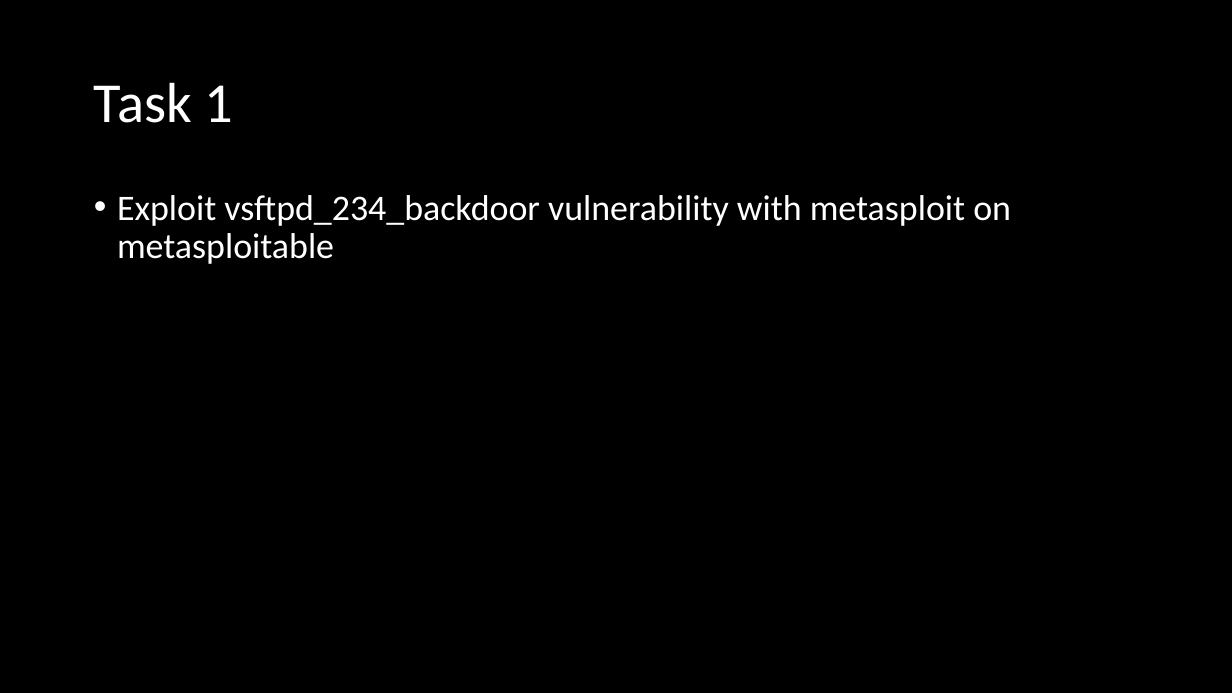
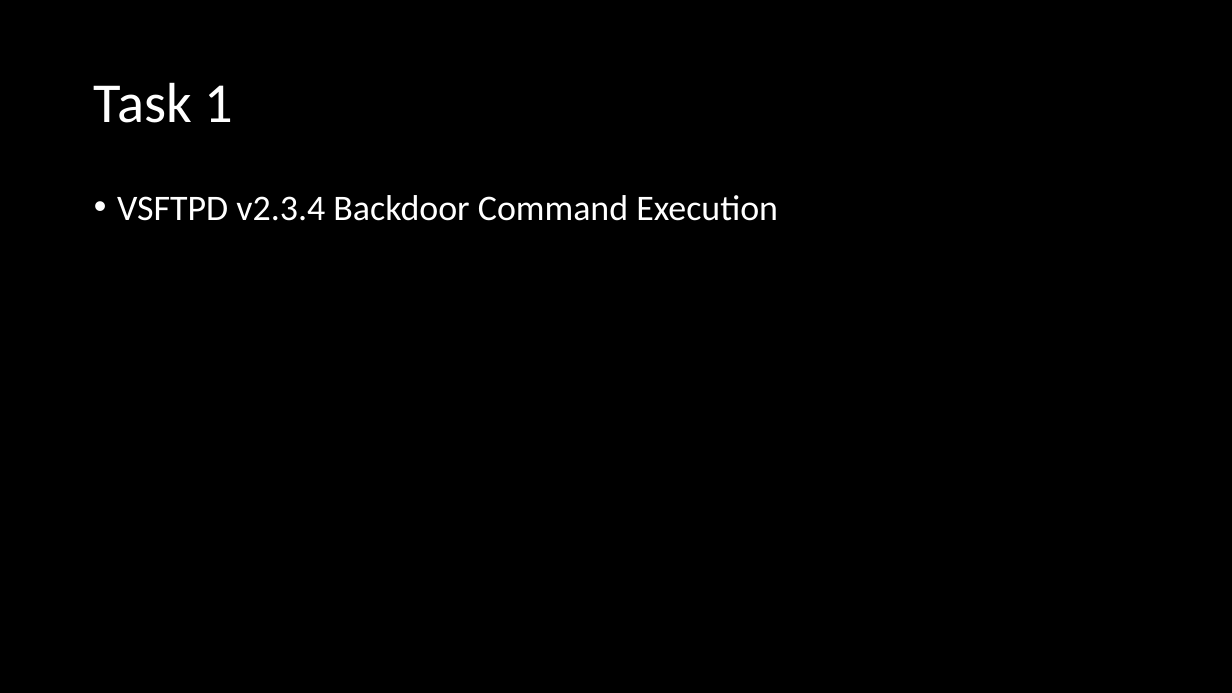
Before and after one commit to umisc/workshops, a slide deck: slide 8 of Workshop_5/workshop_misc.pptx (slide 7 before the commit). Drawn at 1232x693 pixels with LibreOffice and Linux fonts; fonts in the diff are those of the drawing. Boxes give left, top, right and bottom in pixels: in the first picture for what was removed or moved away, otherwise in the second. Text is boxed around its words. In the diff, an @@ line names an element or a change of style, - is before the commit and + after.

```diff
--- a/Workshop_5/workshop_misc.pptx
+++ b/Workshop_5/workshop_misc.pptx
@@ text at bbox=[117, 195, 778, 221]: text changed @@
-• Exploit vsftpd_234_backdoor vulnerability with metasploit on metasploitable
+• VSFTPD v2.3.4 Backdoor Command Execution
```
Also in this commit, not shown: 6 other slides changed, 1 slide added, 1 slide removed.
